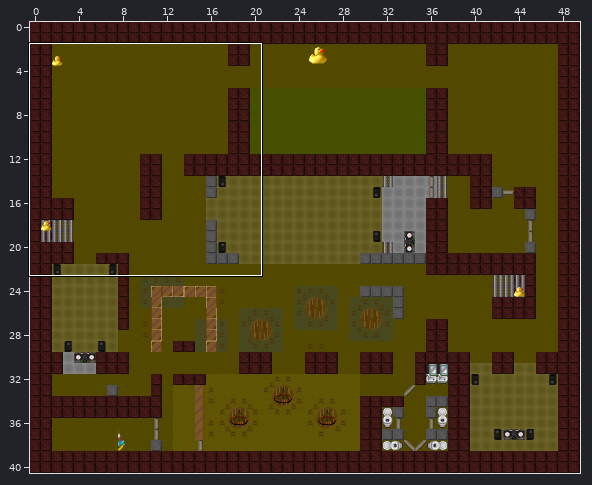
A Tiled map (JSON) gets an edit: Zapf_Uni_Greifswald/maps/Greifswaldpartykeller.json. Above, an overview of the earlier version with the close-up marked.
Close-up. Old version:
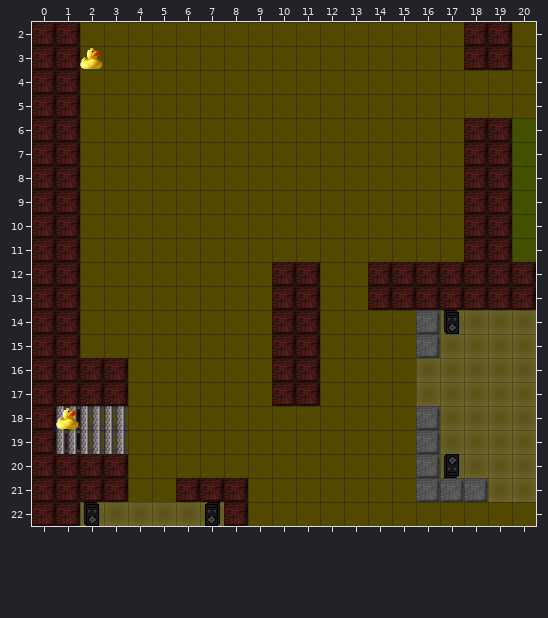
Cells are 32x32 px. Shown: x 0..20, y 2..22. The commit also changed other parts of the map, which this record leaves out.
New version:
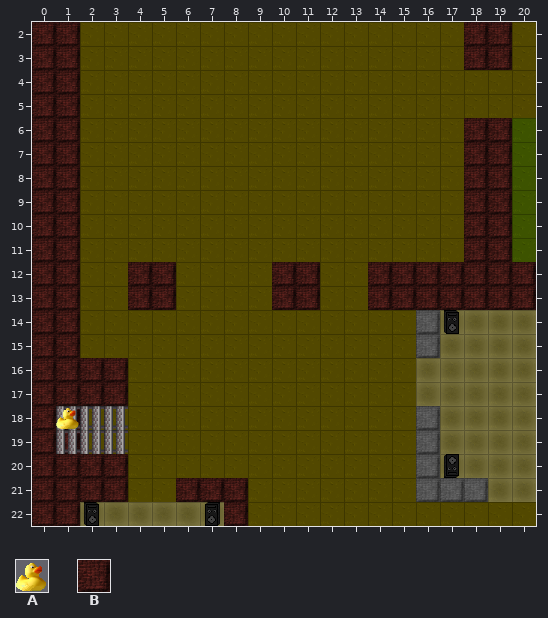
Key: from "ente3": A 0; from "floor": B 33.
_ is an empty cell.
The edit:
{"change": "layer \"Boden für Jitsi Räume\" opacity 20% -> 30%"}
{"where": "layer \"Waende\""}
{"y":12,"x":4,"old":"__","new":"BB"}
{"y":13,"x":4,"old":"__","new":"BB"}
{"y":14,"x":10,"old":"BB","new":"__"}
{"y":15,"x":10,"old":"BB","new":"__"}
{"y":16,"x":10,"old":"BB","new":"__"}
{"y":17,"x":10,"old":"BB","new":"__"}
{"where": "layer \"Enten sichtbar\""}
{"y":3,"x":2,"old":"A","new":"_"}
